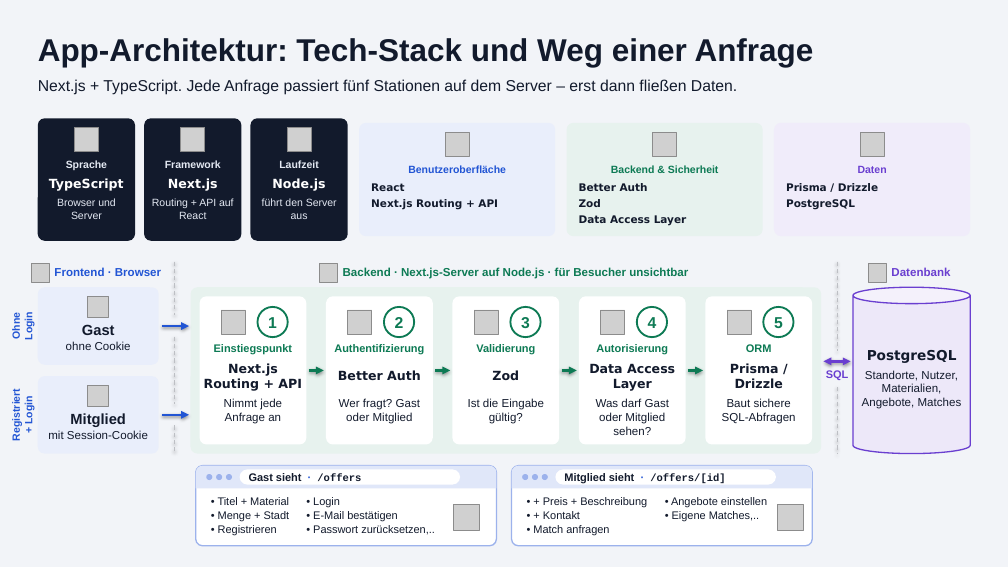
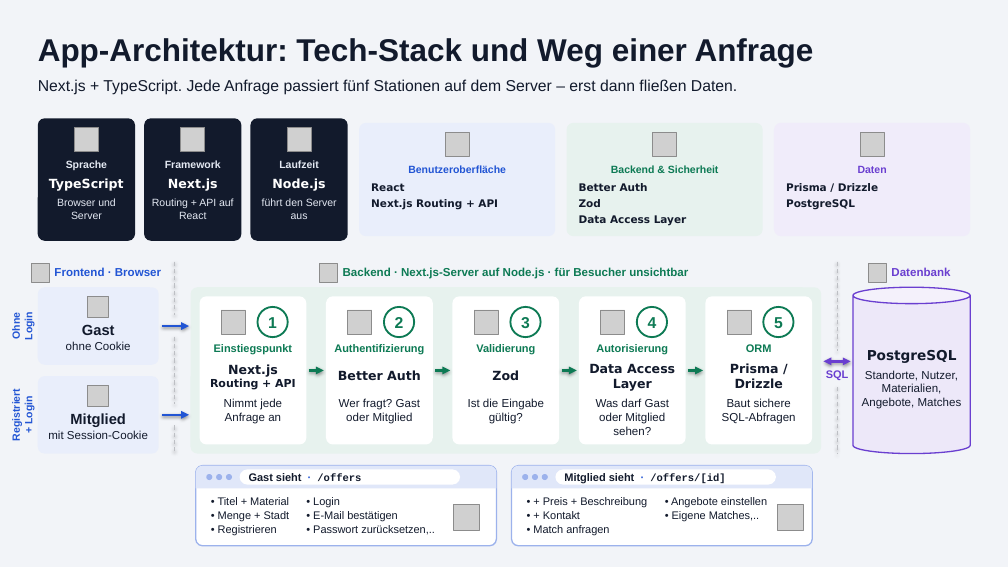
Before and after one commit to lu4k87/__project_applied_research, a slide deck: slide 1 of Praesentation/folien/App-Architektur.pptx. Drawn at 1008x567 pixels with LibreOffice and Linux fonts; fonts in the diff are those of the drawing; grey boxes stand for pictures; background and template pictures are left out. Boxes give left, top, right and bottom in pixels: in the first picture for what was removed or moved away, otherwise in the second. Text is boxed around its words. In the diff, an @@ line names an element or a change of style, - is before the commit and + after.

```diff
--- a/Praesentation/folien/App-Architektur.pptx
+++ b/Praesentation/folien/App-Architektur.pptx
@@ text at box(210, 378, 296, 390): size 12 to 10.5 pt in "Routing + API" @@
```
Also in this commit, not shown: 4 other files.
